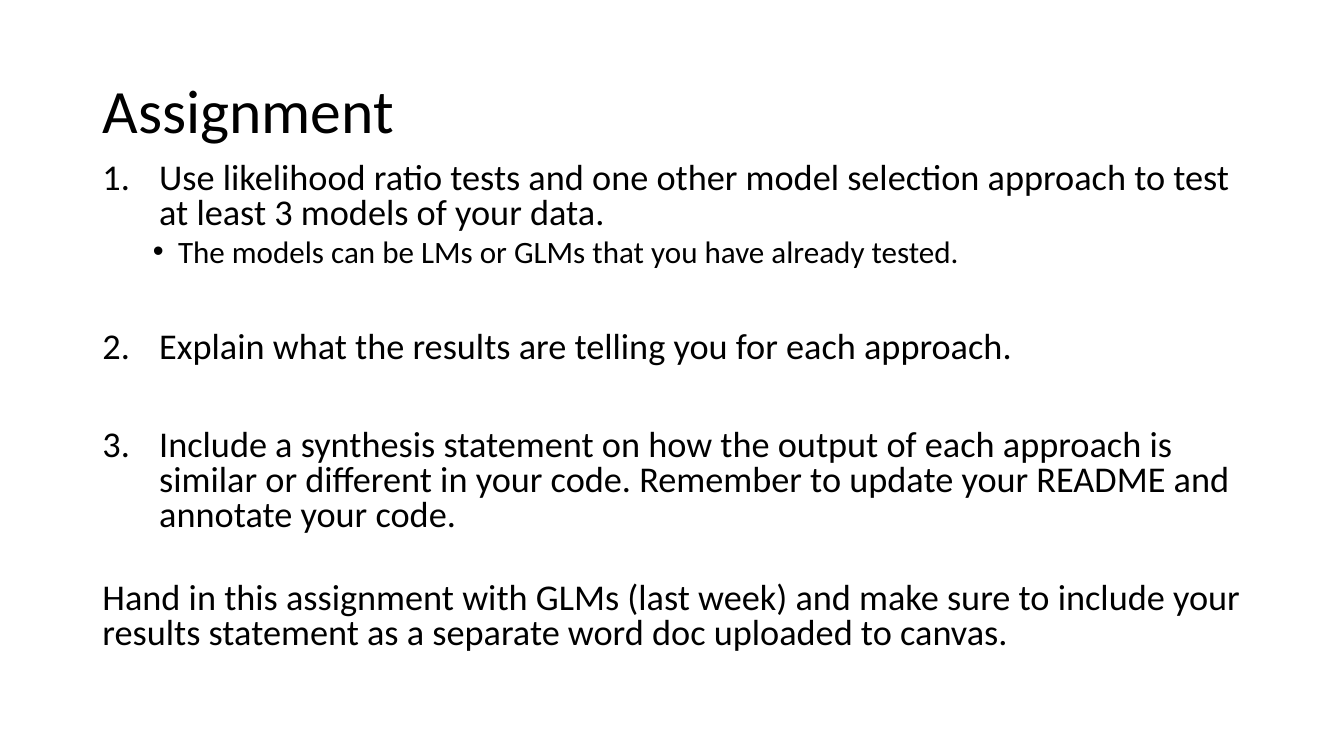
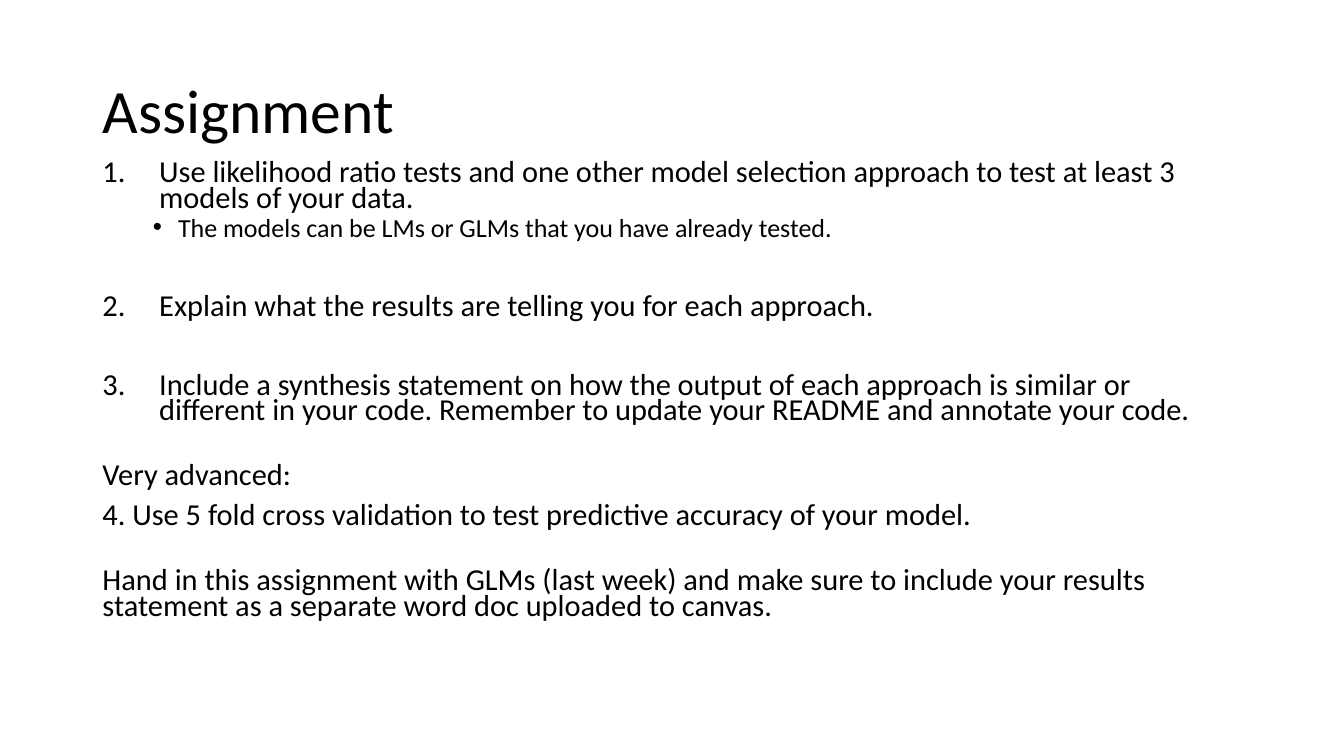
Before and after one commit to VTQuantMethodsEEB/klangwig, a slide deck: slide 1 of lectures/le11_assignment.pptx (slide 2 before the commit). Drawn at 1344x756 pixels with LibreOffice and Linux fonts; fonts in the diff are those of the drawing. Boxes give left, top, right and bottom in pixels: in the first picture for what was removed or moved away, otherwise in the second. Text is boxed around its words. In the diff, an @@ line names an element or a change of style, - is before the commit and + after.

```diff
--- a/lectures/le11_assignment.pptx
+++ b/lectures/le11_assignment.pptx
@@ text at box(102, 161, 1189, 621): size 25.9 to 21.7 pt in "Use likelihood ratio tests and one other ...", "Explain what the results are telling you ...", "Include a synthesis statement on how the ...", "Hand in this assignment with GLMs (last ..."; size 22.2 to 18.6 pt in "The models can be LMs or GLMs ..."; line spacing 0.8 to 0.7 @@
@@ text at box(102, 464, 971, 530): paragraphs added @@
+Very advanced:
+4. Use 5 fold cross validation to test predictive accuracy of your model.
```
Also in this commit, not shown: 3 other files.
